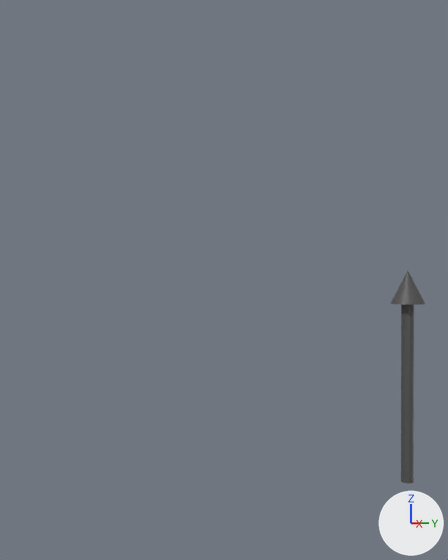
Two versions of the Blender file 00_Assets/blend/01_Arrow.blend, one commit apart.
Both versions are drawn from a camera (50 mm lens) standing at (12.92, -9.41, 4.95) and looking at (-0.16, -4.75, 4.84). The lights are fixed; the arrows at lower right show +X, +Y and +Z.
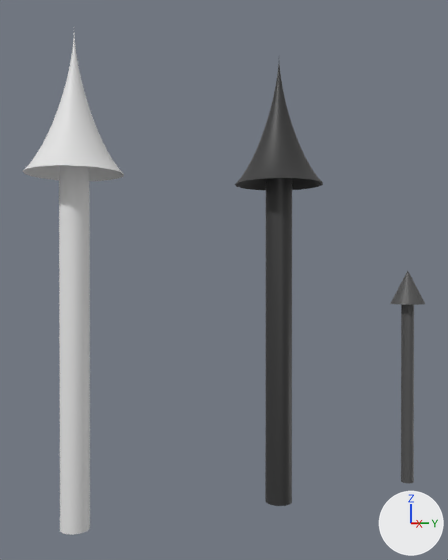
The newer file is also turned or shifted as a whole; pictures and numbers use the older file's frame.

Pixel boxes (x1, y1, x2, y2) of what changed, in the pictures (448 x 560 px):
'Cylinder.002', added (black)
    after: (235, 64, 323, 506)
'Cylinder.001', added
    after: (59, 165, 90, 535)
'BézierCurve', added
    after: (23, 36, 124, 181)

Edits to the bpy script that builds the scene:
```text
Add mat_material_002:
    mat_material_002 = principled_material('Material.002')
    mat_material_002.base_color = (0.0334, 0.0334, 0.0334)  # black #333333
Add me_cylinder_002:
    me_cylinder_002.from_pydata(...)  # 337 vertices, 274 faces; spans x -3.33..3.33, y -3.33..3.33, z -1.0..1.55
    me_cylinder_002.polygons.foreach_set('use_smooth', [True] * 274)
    me_cylinder_002.materials.append(mat_material_002)  # black #333333
Add me_cylinder_001:
    me_cylinder_001.from_pydata(...)  # a 32-sided cylinder along z spanning x -1.0..1.0, y -1.0..1.0, z -1.0..1.0
    me_cylinder_001.polygons.foreach_set('use_smooth', [True] * 34)
Add me_mesh:
    me_mesh.from_pydata(...)  # 273 vertices, 240 faces; spans x -2.0..1.0, y -1.0..1.0, z -1.0..1.0
    me_mesh.polygons.foreach_set('use_smooth', [True] * 240)
Add ob_cylinder_002:
    ob_cylinder_002 = bpy.data.objects.new('Cylinder.002', me_cylinder_002)
    ob_cylinder_002.location = (0.0, -3.48, 3.79)
    ob_cylinder_002.scale = (0.3, 0.3, 4.0)
Add ob_cylinder_001:
    ob_cylinder_001 = bpy.data.objects.new('Cylinder.001', me_cylinder_001)
    ob_cylinder_001.location = (0.0, -8.03, 3.79)
    ob_cylinder_001.scale = (0.3, 0.3, 4.0)
Add ob_béziercurve:
    ob_béziercurve = bpy.data.objects.new('BézierCurve', me_mesh)
    ob_béziercurve.location = (0.0, -8.03, 9.0)
    ob_béziercurve.rotation_euler = (0.0, -1.571, 0.0)  # degrees (0, -90, 0)
```
